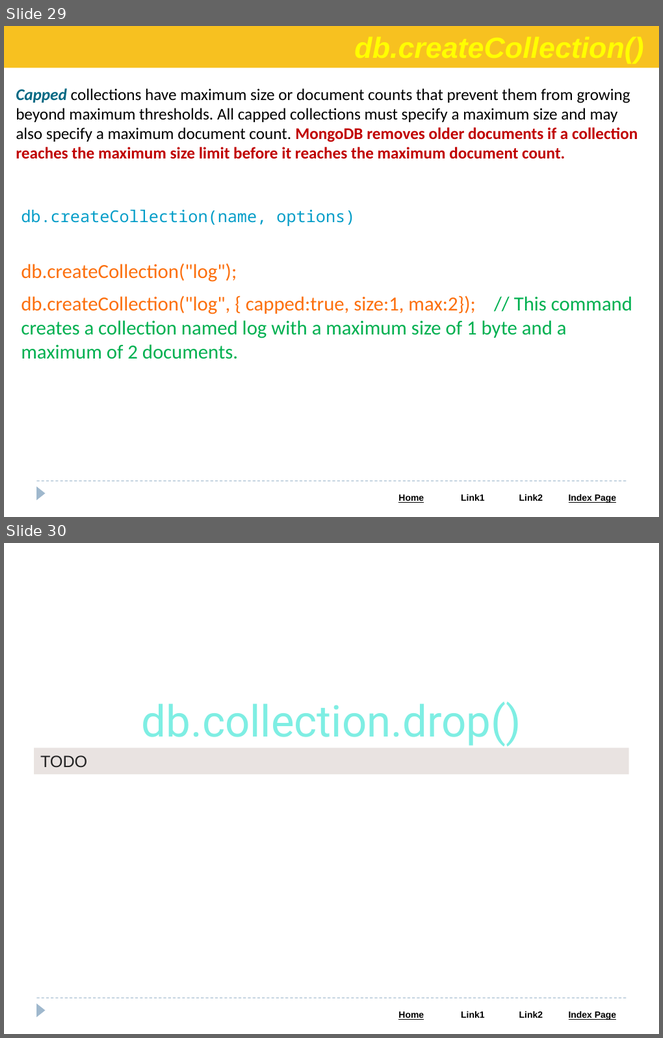
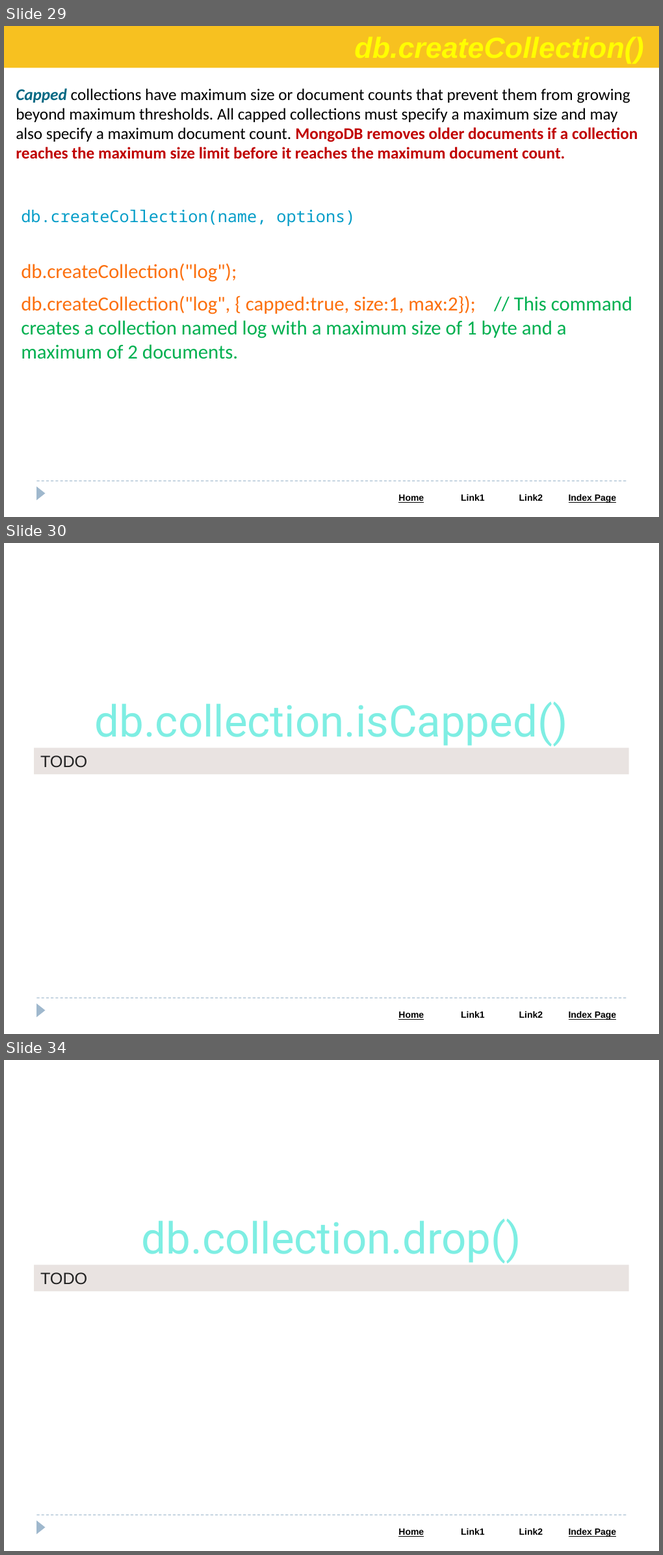
Before and after one commit to Saleel-Bagde/PPT-s, a slide deck: MongoDB PPT.pptx. Shown one above the other, each under a label of ours: slides 29 and 30 before the commit, slides 29, 30 and 34 after it; the slides between them are not shown. The pictures are 663x1038 and 663x1555 pixels, drawn with LibreOffice and Linux fonts; fonts in the diff are those of the drawing. Boxes give left, top, right and bottom in pixels: in the first picture for what was removed or moved away, otherwise in the second. Text is boxed around its words. In the diff, an @@ line names an element or a change of style, - is before the commit and + after.

```diff
--- a/MongoDB PPT.pptx
+++ b/MongoDB PPT.pptx
@@ slide 30 added at bbox=[4, 543, 659, 1034], background #FFFFFF; not listed: 3 template elements that a slide beside it also shows @@
@@ text added at bbox=[95, 702, 568, 746], 48 pt, text #7EEEE3 @@
+db.collection.isCapped()
@@ rectangle added at bbox=[34, 748, 629, 774], fill #E9E3E1, 18 pt, text #222222 @@
+TODO
@@ what was slide 30 is now slide 34 @@
```
Also in this commit, not shown: 3 other slides added.
